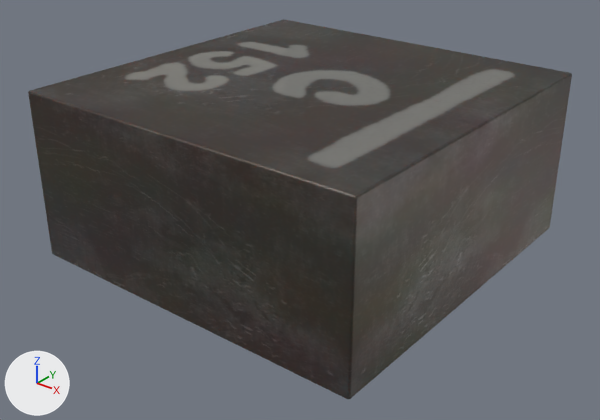
Before and after pictures for a commit that changed the Blender file blender-models/l-coilcraft-xel4020-coilcraft-xel4020-152mec/L_Coilcraft-XEL4020-coilcraft-xel4020-152mec.blend.
Rendered twice from a camera (50 mm lens) standing at (5.5, -7.03, 4.84) and looking at (0.05, -0.22, 0.62). The axes (+X, +Y, +Z) are drawn at lower left. The lights are the same throughout.

The scene before the commit, as lines of its bpy script (objects in view):
```python
ob_shape_9_indexedfaceset = bpy.data.objects.new('SHAPE_9_IndexedFaceSet', me_shape_9_indexedfaceset)
ob_shape_9_indexedfaceset.location = (0.0, 0.0, 0.0)
ob_shape_9_indexedfaceset.rotation_euler = (1.571, 0.0, 0.0)  # degrees (90, 0, 0)
ob_shape_9_indexedfaceset.scale = (2.54, 2.54, 2.54)
```
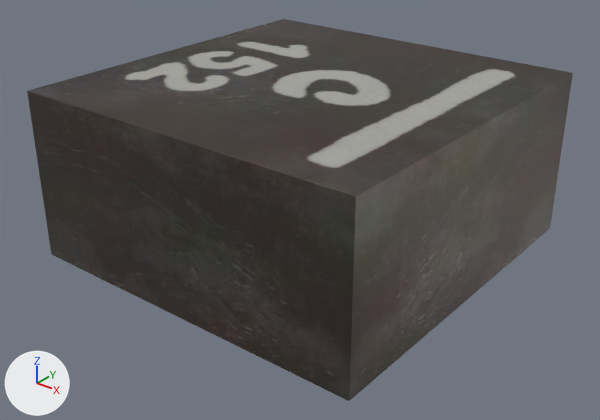
Boxes [x1, y1, x2, y2] around the edits, measured in the pictures (600 x 420 px):
'SHAPE_9_IndexedFaceSet', surface changed, turned, rescaled
    before: [28, 19, 572, 399]
    after: [27, 19, 573, 401]

The change, as a diff of the scene's bpy script:
```diff
--- a/blender-models/l-coilcraft-xel4020-coilcraft-xel4020-152mec/L_Coilcraft-XEL4020-coilcraft-xel4020-152mec.blend.py
+++ b/blender-models/l-coilcraft-xel4020-coilcraft-xel4020-152mec/L_Coilcraft-XEL4020-coilcraft-xel4020-152mec.blend.py
@@ mat_coilcraft_xel4020_152mec_marking @@
 n3 = _N.new('ShaderNodeBsdfPrincipled'); n3.name = 'Principled BSDF.001'
 n3.inputs[0].default_value = (0.4, 0.397, 0.371, 1.0)  # 'Base Color', grey #aaa9a4
-n3.inputs[4].default_value = 0.5  # 'Alpha'
 n4 = _N.new('ShaderNodeMixShader'); n4.name = 'Mix Shader.001'
@@ me_shape_9_indexedfaceset @@
 me_shape_9_indexedfaceset.from_pydata(...)  # 40 vertices, 40 faces; spans x -0.85..0.85, y 0.0..0.83, z -0.85..0.85
 # used by ob_shape_9_indexedfaceset; location = (0.0, 0.0, 0.0); rotation_euler = (1.571, 0.0, 0.0), in degrees (90, 0, 0); scale = (2.54, 2.54, 2.54)
+# me_shape_9_indexedfaceset part 1: the whole mesh is turned 90 degrees about the x axis through the mesh origin and scaled by 2.54
 me_shape_9_indexedfaceset.materials.append(mat_inductor_ceramic_3)
@@ ob_shape_9_indexedfaceset @@
 ob_shape_9_indexedfaceset.location = (0.0, 0.0, 0.0)
-ob_shape_9_indexedfaceset.rotation_euler = (1.571, 0.0, 0.0)  # degrees (90, 0, 0)
-ob_shape_9_indexedfaceset.scale = (2.54, 2.54, 2.54)
 _m = ob_shape_9_indexedfaceset.modifiers.new('Bevel', 'BEVEL')
```
